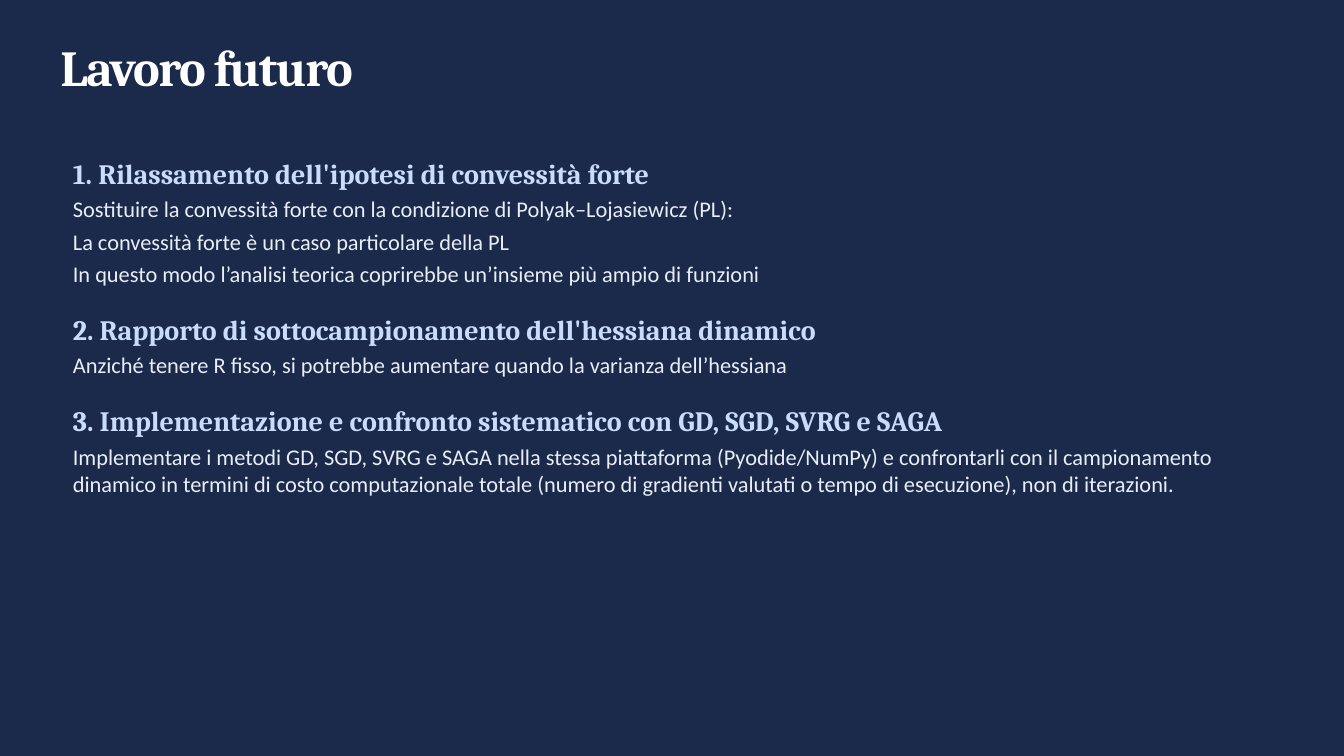
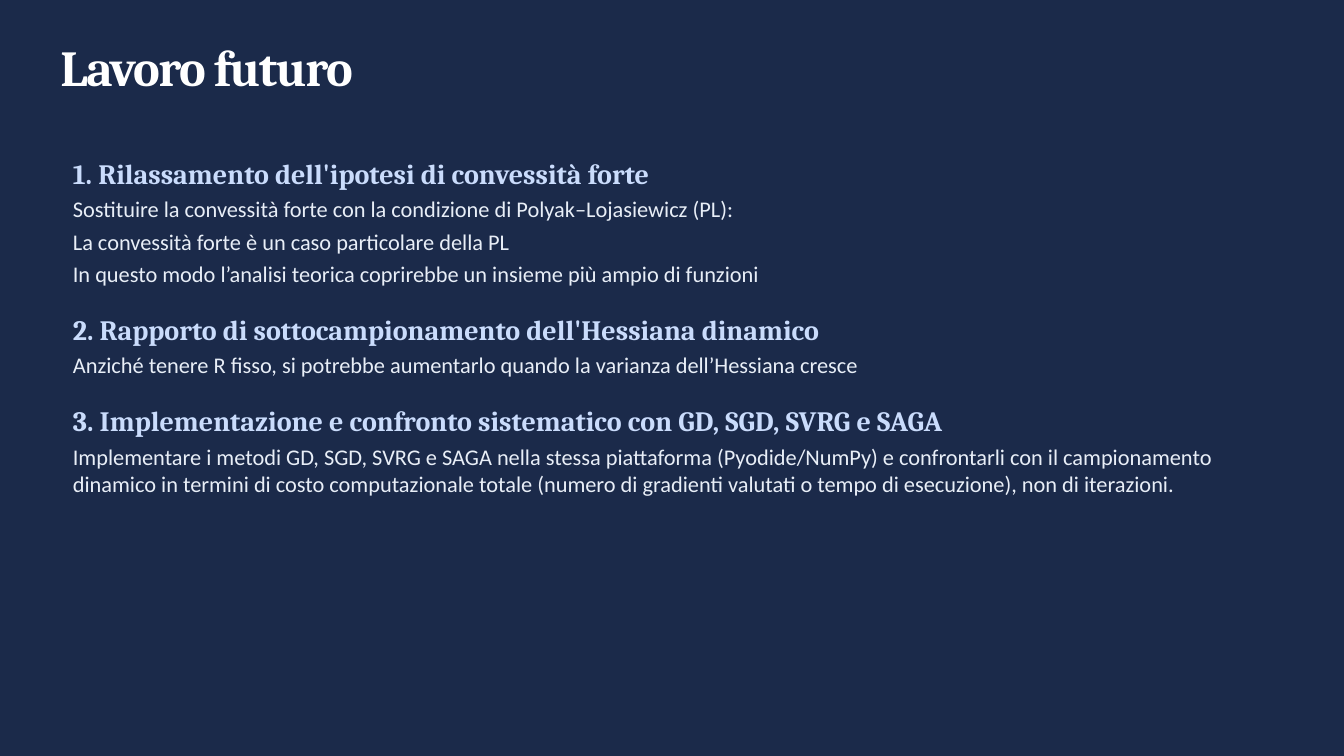
Before and after one commit to Alessandro1040/selezione-dinamica-batch, a slide deck: slide 22 of presentazione_riformattata.pptx. Drawn at 1344x756 pixels with LibreOffice and Linux fonts; fonts in the diff are those of the drawing. Boxes give left, top, right and bottom in pixels: in the first picture for what was removed or moved away, otherwise in the second. Text is boxed around its words. In the diff, an @@ line names an element or a change of style, - is before the commit and + after.

```diff
--- a/presentazione_riformattata.pptx
+++ b/presentazione_riformattata.pptx
@@ text at bbox=[73, 266, 857, 377]: text changed @@
-In questo modo l’analisi teorica coprirebbe un’insieme più ampio di funzioni
-2. Rapporto di sottocampionamento dell'hessiana dinamico
-Anziché tenere R fisso, si potrebbe aumentare quando la varianza dell’hessiana
+In questo modo l’analisi teorica coprirebbe un insieme più ampio di funzioni
+2. Rapporto di sottocampionamento dell'Hessiana dinamico
+Anziché tenere R fisso, si potrebbe aumentarlo quando la varianza dell’Hessiana cresce
```
Also in this commit, not shown: 10 other slides changed, 1 other file.
